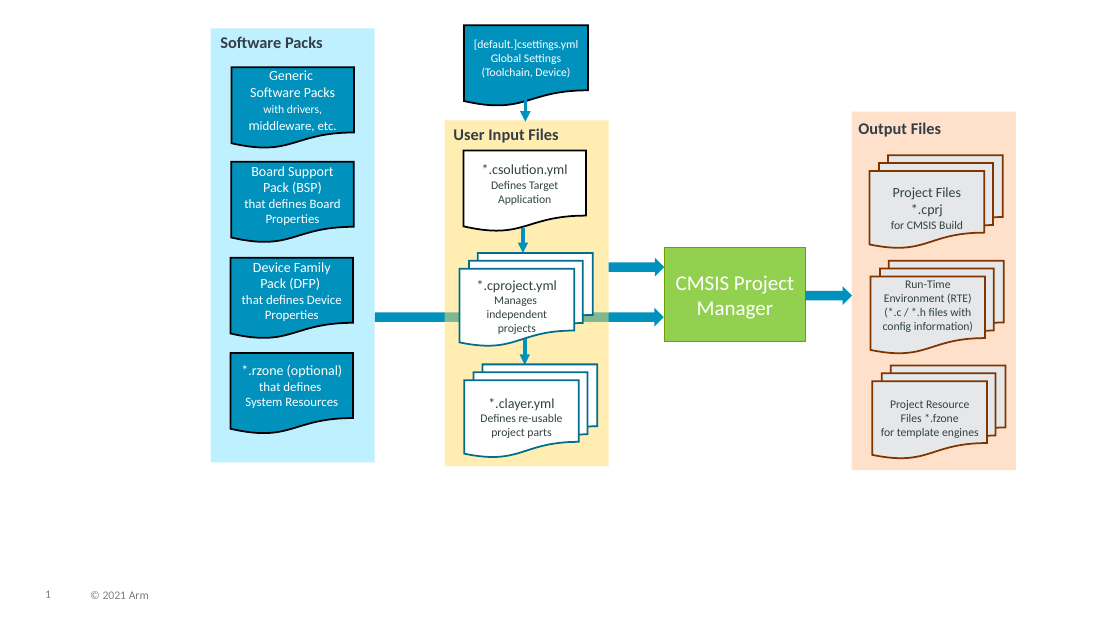
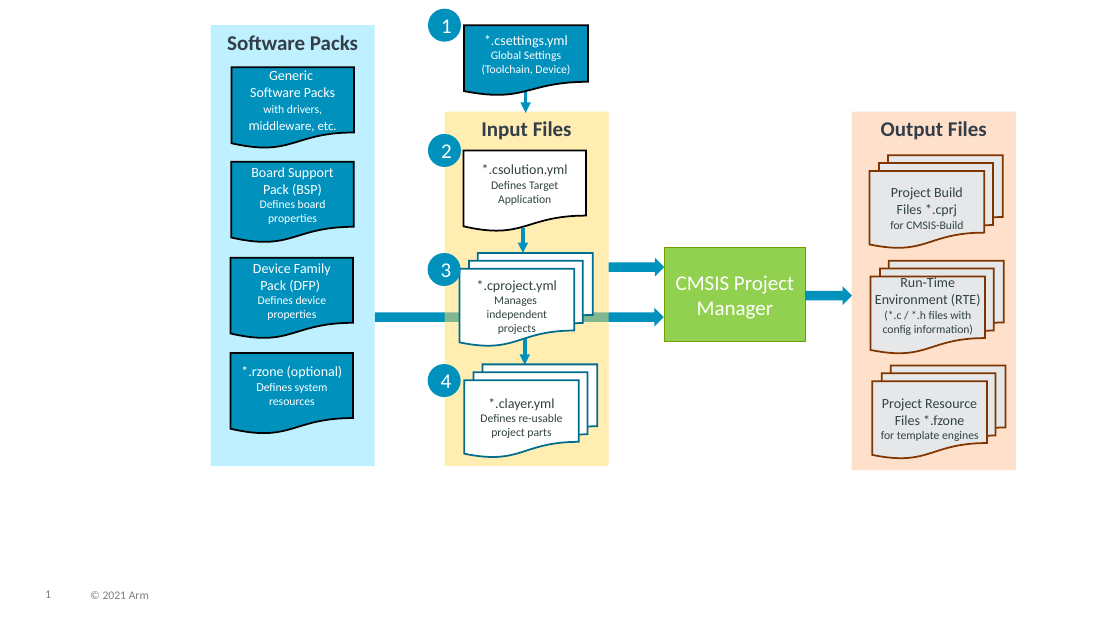
Before and after one commit to Open-CMSIS-Pack/devtools, a slide deck: slide 1 of tools/projmgr/docs/Manual/images/overview.pptx. Drawn at 1120x630 pixels with LibreOffice and Linux fonts; fonts in the diff are those of the drawing. Boxes give left, top, right and bottom in pixels: in the first picture for what was removed or moved away, otherwise in the second. Text is boxed around its words. In the diff, an @@ line names an element or a change of style, - is before the commit and + after.

```diff
--- a/tools/projmgr/docs/Manual/images/overview.pptx
+++ b/tools/projmgr/docs/Manual/images/overview.pptx
@@ rectangle "Software Packs": place and size @@
-rectangle "Software Packs" at box(211, 29, 375, 463)
+rectangle "Software Packs" at box(211, 25, 375, 466)
@@ ellipse added at box(428, 8, 460, 41), fill #0091BD, 18 pt, text #FFFFFF @@
+1
@@ flow chart document "*.csettings.yml Global Settings (Toolchain, Device)": place and size @@
-flow chart document "*.csettings.yml Global Settings (Toolchain, Device)" at box(464, 25, 588, 107)
+flow chart document "*.csettings.yml Global Settings (Toolchain, Device)" at box(464, 25, 588, 96)
@@ text removed at box(220, 36, 323, 48) @@
-Software Packs
@@ text in rectangle at box(227, 35, 358, 50): text added @@
+Software Packs
@@ text in flow chart document at box(482, 51, 570, 75): text changed @@
-[default.]csettings.yml
-Global Settings
-(Toolchain, Device)
+*.csettings.yml
+Global Settings
+(Toolchain, Device)
@@ arrow moved from (525, 97) - (525, 122) to (526, 87) - (526, 113) @@
@@ rectangle "Input Files": place and size @@
-rectangle "Input Files" at box(444, 120, 608, 465)
+rectangle "Input Files" at box(444, 112, 608, 466)
@@ ellipse added at box(428, 134, 460, 166), fill #0091BD, 18 pt, text #FFFFFF @@
+2
@@ text removed at box(453, 128, 558, 143) @@
-User Input Files
@@ text in rectangle at box(481, 121, 572, 140): text added @@
+Input Files
@@ text removed at box(858, 122, 941, 137) @@
-Output Files
@@ text in rectangle at box(881, 121, 987, 140): text added @@
+Output Files
@@ text in flow chart document at box(251, 167, 333, 224): text changed; size 11 to 10 pt @@
-Board Support Pack (BSP)
-that defines Board
-Properties
+Board Support Pack (BSP)
+Defines board
+properties
@@ text in flow chart multidocument at box(890, 187, 963, 229): text changed @@
-Project Files *.cprj
-for CMSIS Build
+Project Build Files *.cprj
+for CMSIS-Build
@@ ellipse added at box(428, 253, 460, 286), fill #0091BD, 18 pt, text #FFFFFF @@
+3
@@ flow chart multidocument "Run-Time Environment (RTE) (*.c / ..." at box(870, 260, 1004, 354): size 10 to 12 pt in "Run-Time Environment (RTE)" @@
@@ text in flow chart document at box(242, 295, 342, 321): text changed; size 11 to 10 pt @@
-that defines Device
-Properties
+Defines device
+properties
@@ text in flow chart document at box(256, 383, 328, 405): text changed; size 11 to 10 pt @@
-*.rzone (optional)
-that defines
-System Resources
+*.rzone (optional)
+Defines system resources
@@ ellipse added at box(428, 364, 460, 397), fill #0091BD, 18 pt, text #FFFFFF @@
+4
@@ flow chart multidocument "Project Resource Files *.fzone for ..." at box(872, 365, 1006, 459): size 10 to 12 pt in "Project Resource Files *.fzone" @@
```
Also in this commit, not shown: 3 other files.
